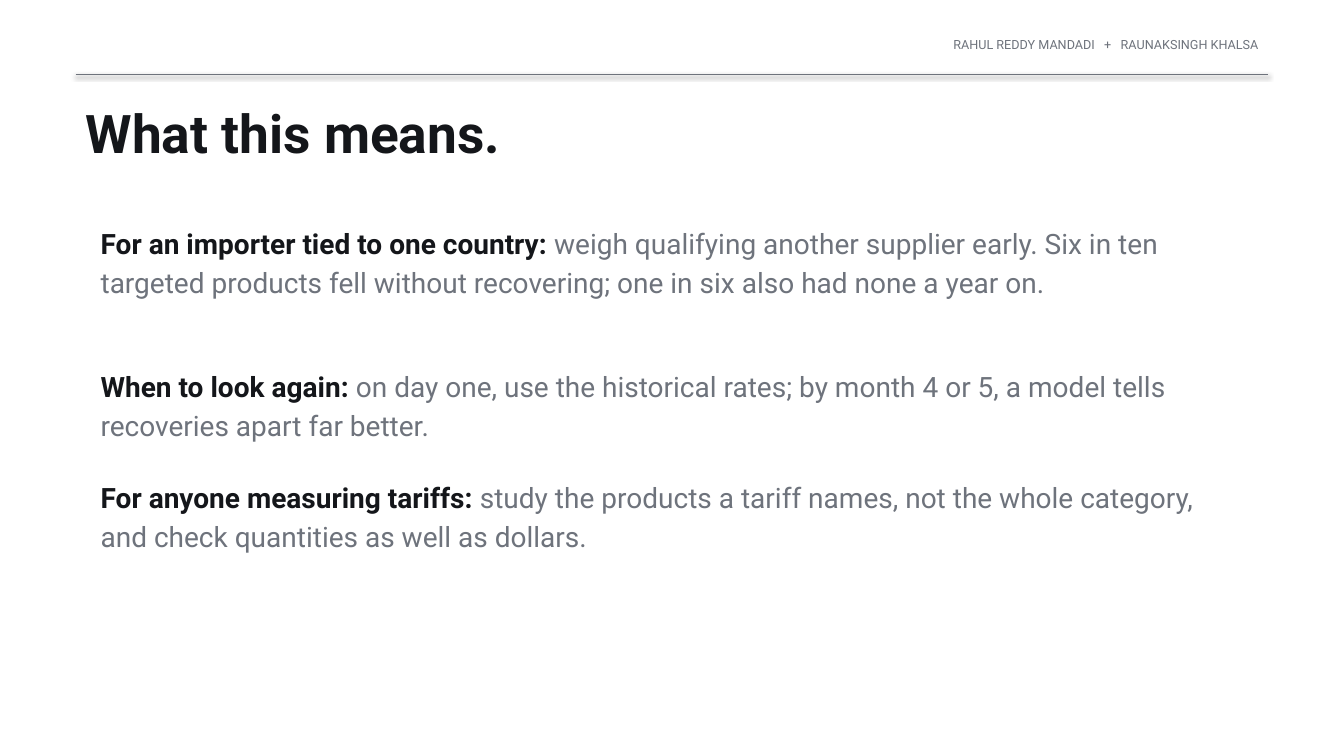
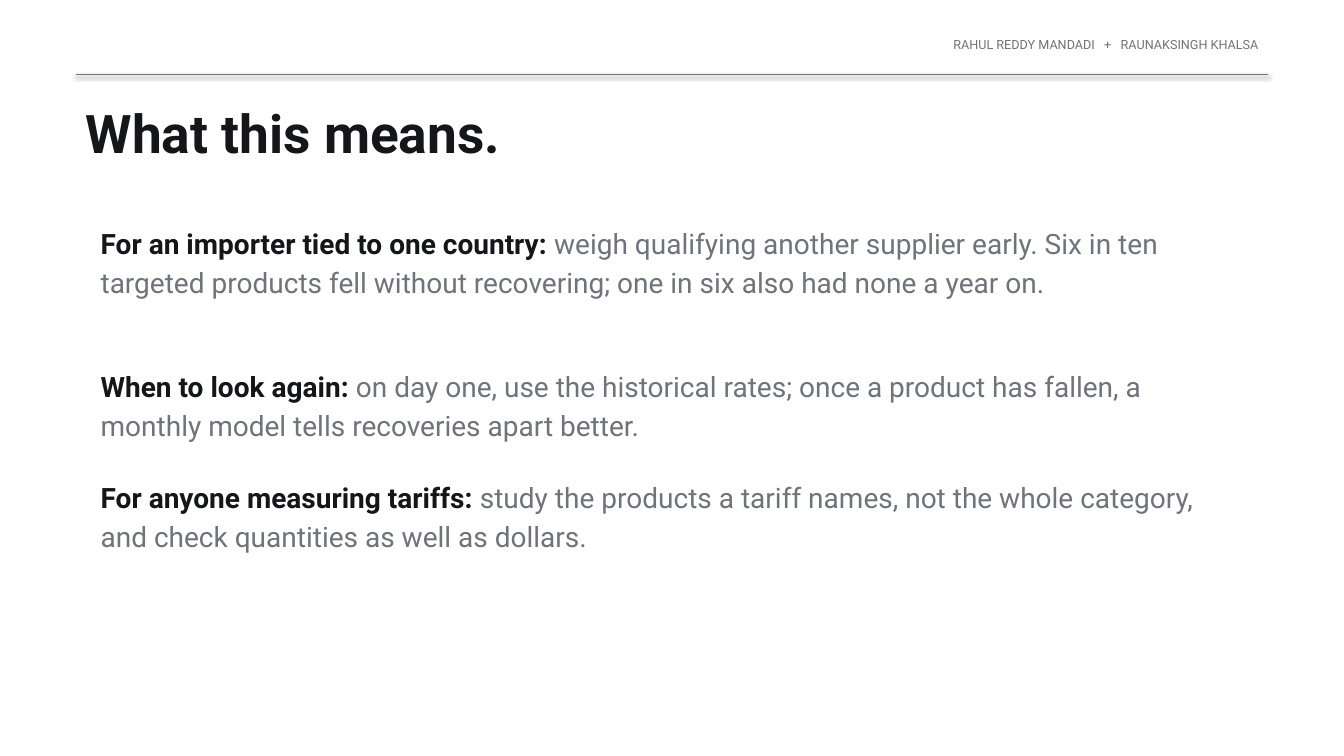
Before and after one commit to rahul-mandadi/tariff-rush, a slide deck: slide 15 of slides/Mandadi_Khalsa_Final_Presentation.pptx. Drawn at 1344x756 pixels with LibreOffice and Linux fonts; fonts in the diff are those of the drawing. Boxes give left, top, right and bottom in pixels: in the first picture for what was removed or moved away, otherwise in the second. Text is boxed around its words. In the diff, an @@ line names an element or a change of style, - is before the commit and + after.

```diff
--- a/slides/Mandadi_Khalsa_Final_Presentation.pptx
+++ b/slides/Mandadi_Khalsa_Final_Presentation.pptx
@@ text at (x1=101, y1=376, x2=1141, y2=442): text changed @@
-When to look again: on day one, use the historical rates; by month 4 or 5, a model tells recoveries apart far better.
+When to look again: on day one, use the historical rates; once a product has fallen, a monthly model tells recoveries apart better.
```
Also in this commit, not shown: 5 other slides changed, 16 other files.
